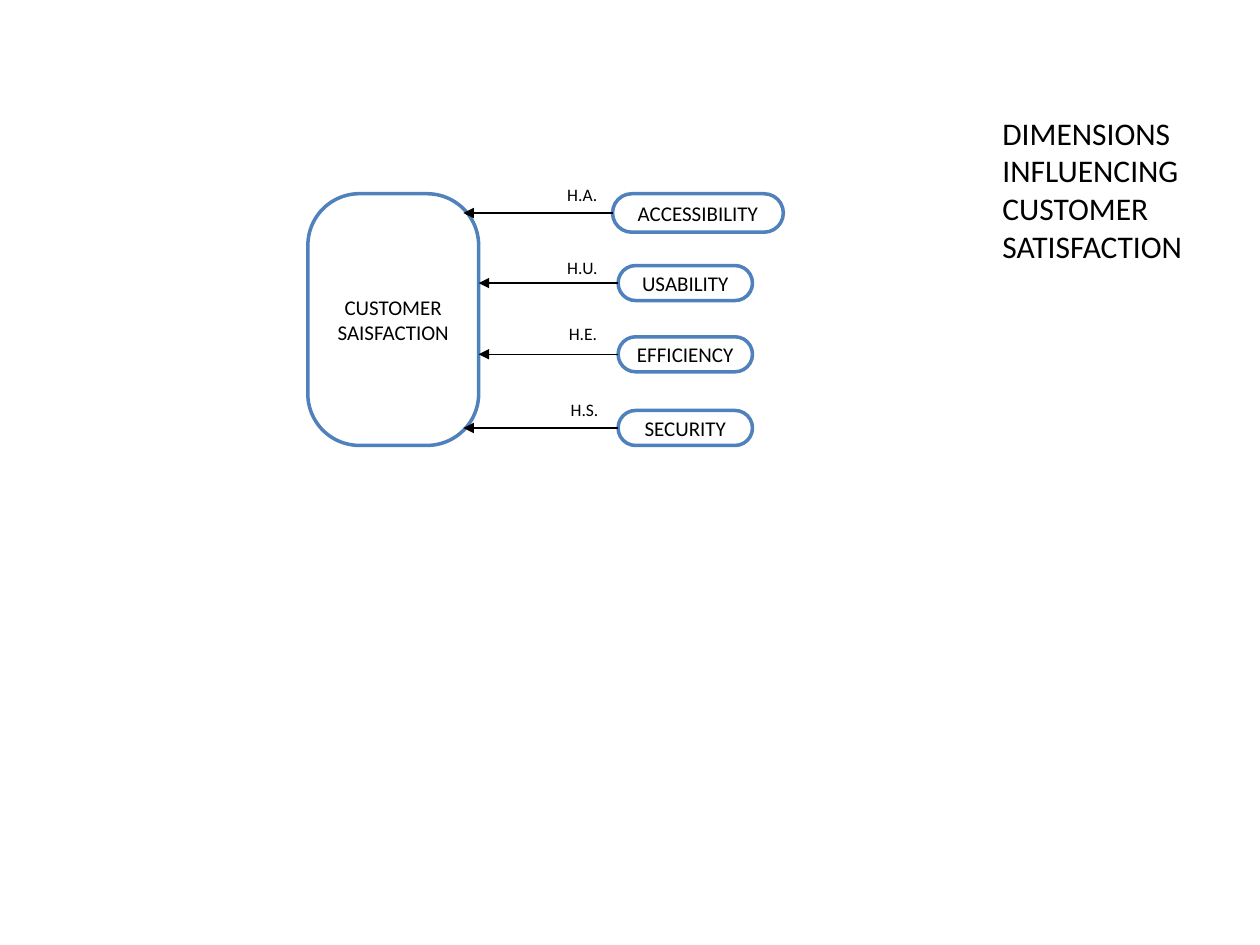
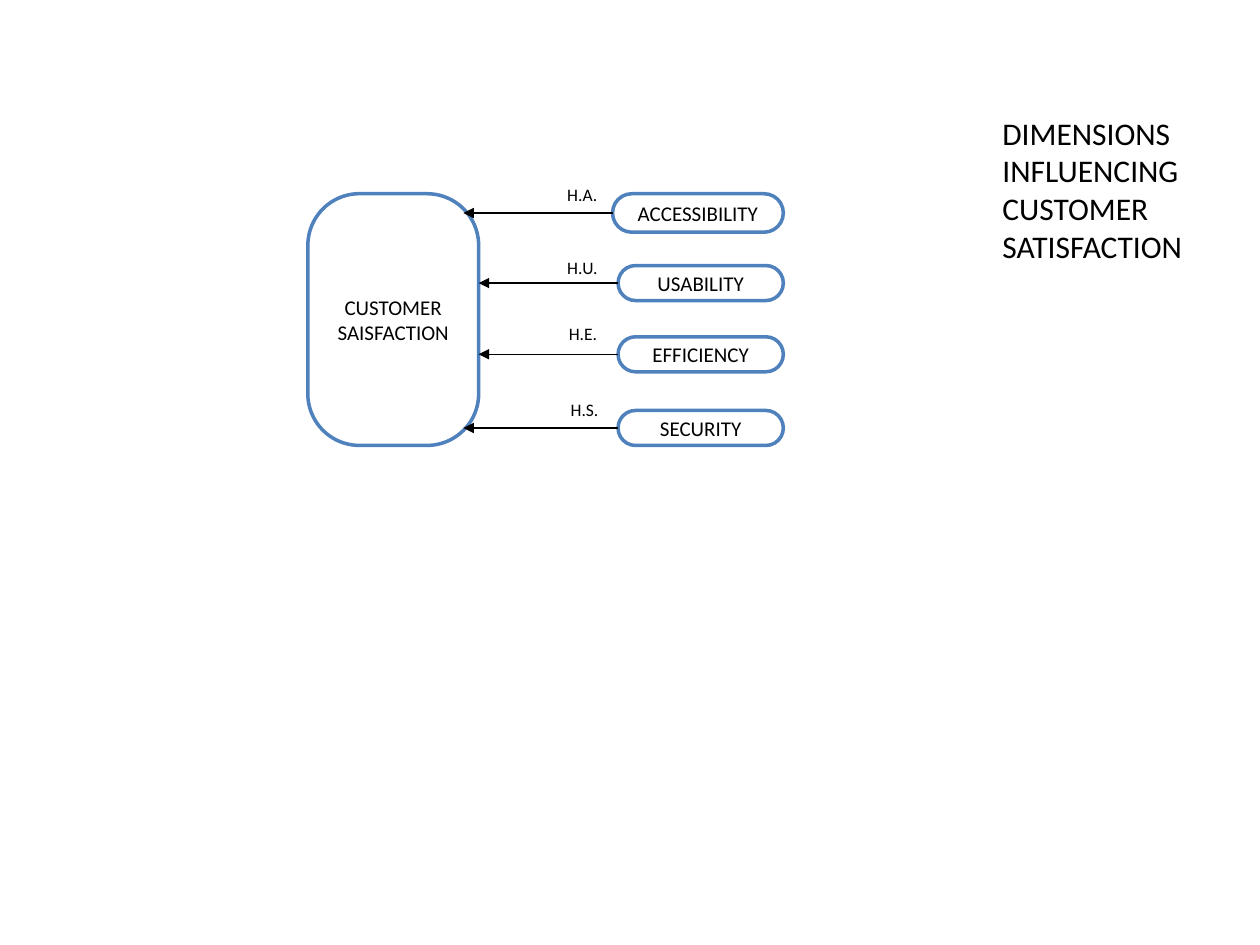
Before and after one commit to paxian/finalexam, a slide deck: slide 5 of model.pptx. Drawn at 1260x945 pixels with LibreOffice and Linux fonts; fonts in the diff are those of the drawing. Boxes give left, top, right and bottom in pixels: in the first picture for what was removed or moved away, otherwise in the second. Text is boxed around its words. In the diff, an @@ line names an element or a change of style, - is before the commit and + after.

```diff
--- a/model.pptx
+++ b/model.pptx
@@ rounded rectangle "USABILITY": place and size @@
-rounded rectangle "USABILITY" at box(619, 266, 753, 301)
+rounded rectangle "USABILITY" at box(619, 266, 784, 301)
@@ rounded rectangle "EFFICIENCY": place and size @@
-rounded rectangle "EFFICIENCY" at box(619, 336, 753, 372)
+rounded rectangle "EFFICIENCY" at box(619, 336, 784, 372)
@@ rounded rectangle "SECURITY": place and size @@
-rounded rectangle "SECURITY" at box(619, 411, 753, 446)
+rounded rectangle "SECURITY" at box(619, 411, 784, 446)
```
Also in this commit, not shown: 12 other slides changed, 1 slide added, 2 other files.
